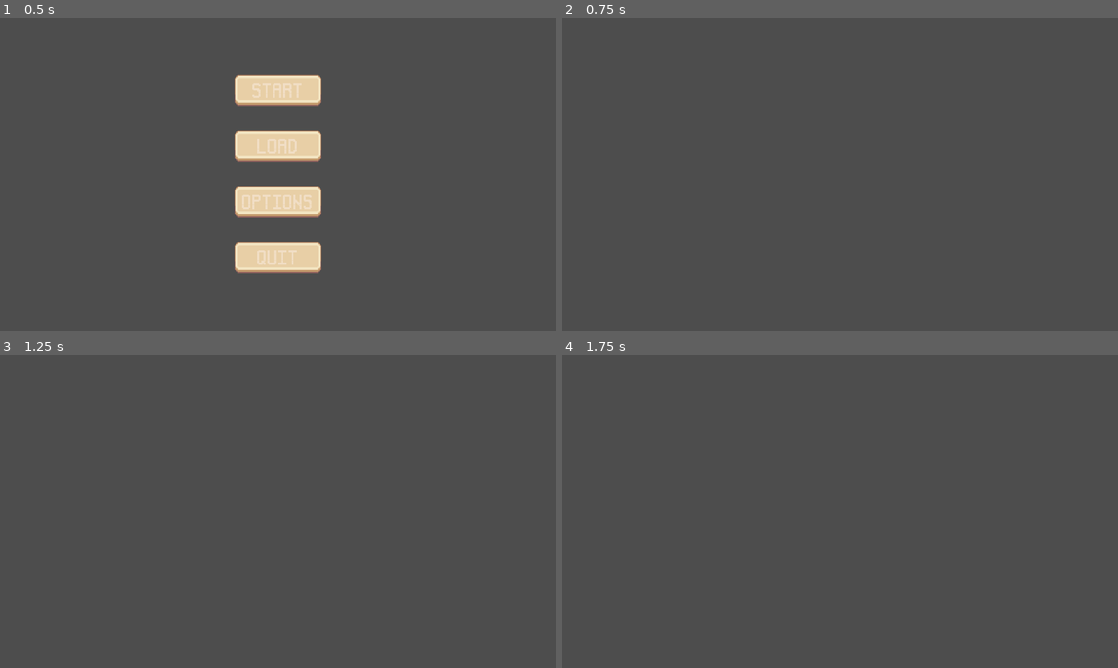
Above: before the commit, frames 1-4 (two rows, left to right).
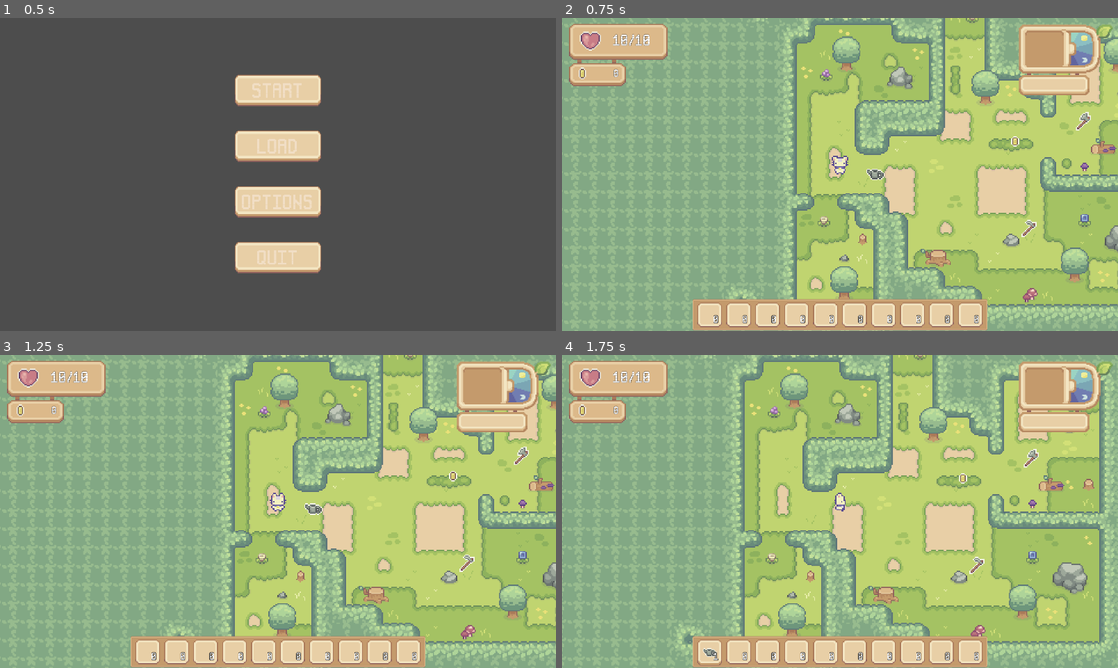
Above: after the commit, the same moments.

Repository: Tyler-Posella/Celestial-Horizons
Game: Godot game, scene res://Scenes/Game.tscn
The game is run twice, just before and just after one commit, with the same random seed, the same clock (stepped at 60 frames per second) and the same inputs.
Inputs (mouse positions are in pixels of both pictures, inside the frame that each line leads up to):
- Up to frame 1 (0.5 s): no input
- Up to frame 2 (0.75 s): click "Load" at 0.5 s
- Up to frame 3 (1.25 s): no input
- Up to frame 4 (1.75 s): move the mouse to (962, 495) at 1.27 s; hold D (right) from 1.28 s (still down); tap 0 (0) at 1.35 s; click (962, 495) at 1.42 s; tap 1 (1) at 1.55 s

Frame 1 is identical in both runs. In frame 2, 100% of the frame differs, in the area x 0-100%, y 0-100%; in frame 3, 100%; in frame 4, 100%.
Error before the commit: Invalid access to property or key 'scene' on a base object of type 'Dictionary'. (res://Scripts/Globals/SaveManager.gd:64)

Commit message:
Added Basic Save/Load for Player
Added very basic saving and loading of player using locally stored json files. The player is loaded and saved with only its position being loaded/saved from the file.

Diff:
--- a/LocalData/PlayerData.json
+++ b/LocalData/PlayerData.json
@@ -9,8 +9,8 @@
 		}
 	],
 	"properties": {
-		"position": "(0, 0)"
+		"position": "(-91.66664, 0)"
 	},
-	"save_file_path": "/Users/tylerposella/Desktop/Nekowind-Adventures/LocalData/PlayerData.json",
+	"save_file_path": "res://LocalData/PlayerData.json",
 	"scene": "res://Scenes/Objects/Player.tscn"
 }
--- a/Scripts/Globals/GameManager.gd
+++ b/Scripts/Globals/GameManager.gd
@@ -42,19 +42,18 @@
 func _on_game_load():
 	# Step 1: Load all of the levels
 	# Step 2: Load the level the game left off on
-	var current_level = load("/Users/tylerposella/Desktop/Nekowind-Adventures/LocalData/StartLevel.json")
-	GameManager.load_level(current_level)
+	var current_level_scene = load("res://Scenes/Levels/Start.tscn")
+	var current_level = current_level_scene.instantiate()
+	load_level(current_level)
 	# Step 3: Load the contents of the level dynamically, and include saved data if it is needed
 	# Step 4: Load the player onto the current level
-	var current_player = SaveManager.load_node("/Users/tylerposella/Desktop/Nekowind-Adventures/LocalData/PlayerData.json")
-	print(current_player.position)
-	#var current_player = SaveManager.load_node("/Users/tylerposella/Desktop/Nekowind-Adventures/LocalData/PlayerData.json")
-	#GameManager.loadPlayer(current_player)
+	var current_player = SaveManager.load_node("res://LocalData/PlayerData.json")
+	load_player(current_player)
 	# Step 5: Only load the UI after the entire scene for the first level is completed
-	#var current_ui_scene = load("res://Scenes/UI/GameUI/PlayerUI.tscn")
-	#var current_ui = current_ui_scene.instantiate()
-	#get_tree().get_first_node_in_group("UINode").add_child(current_ui)
-	#Utils.setUI(current_ui)
+	var current_ui_scene = load("res://Scenes/UI/GameUI/PlayerUI.tscn")
+	var current_ui = current_ui_scene.instantiate()
+	get_tree().get_first_node_in_group("UINode").add_child(current_ui)
+	Utils.set_ui(current_ui)
 
 func _on_game_options():
 	print("Options")
--- a/Scripts/Globals/SaveManager.gd
+++ b/Scripts/Globals/SaveManager.gd
@@ -77,16 +77,9 @@
 		# Check if the node has the property using `has_method()`
 		if node.has_method("set"):
 			# Set the property dynamically using `set()`
-			var value = loaded_properties[property_name]
-			print("Value: " + str(value))
-			var new_position = Vector2()
-			print("Position Vector Pre-Val: " + str(new_position))
-			new_position = value
-			print("Position Vector Post-Val: " + str(new_position))
-			print("Node Value for Pre-Set: " + (str(node.get(property_name))))
-			print(node.get(property_name))
-			node.set(property_name, value)
-			print("Node Value Post-Set: " + (str(node.get(property_name))))
+			var string_value = loaded_properties[property_name]
+			var vector_value = parse_vector_string(string_value)
+			node.set(property_name, vector_value)
 		else:
 			print("Node does not support setting property:", property_name)
 
@@ -106,3 +99,20 @@
 	else: # Error! Print error to console
 		print("JSON Parse Error: ", json.get_error_message(), " in ", json_string, " at line ", json.get_error_line())
 		return {}
+
+
+func parse_vector_string(vector_string: String) -> Vector2:
+	# Remove parentheses
+	vector_string = vector_string.strip_edges().replace("(", "").replace(")", "")
+
+	# Split the string by the comma
+	var components = vector_string.split(",")
+
+	# Convert to floats and create a Vector2
+	if components.size() == 2:
+		var x = float(components[0])
+		var y = float(components[1])
+		return Vector2(x, y)
+	else:
+		print("Error: Invalid vector format")
+		return Vector2() # or handle the error as needed
--- a/Scripts/Objects/Player.gd
+++ b/Scripts/Objects/Player.gd
@@ -37,7 +37,6 @@
 
 
 func _physics_process(delta):
-
 	if(false == false):
 		#Get input direction
 		var direction_input = Vector2(
@@ -215,7 +214,7 @@
 			children_data.append(child.save())  # Recursively save child nodes
 	var save_dict = {
 		"scene" : get_scene_file_path(),
-		"save_file_path" : "/Users/tylerposella/Desktop/Nekowind-Adventures/LocalData/PlayerData.json",
+		"save_file_path" : "res://LocalData/PlayerData.json",
 		"properties" : {
 			"position" : position
 		},
Not shown, changed: Scripts/.DS_Store
